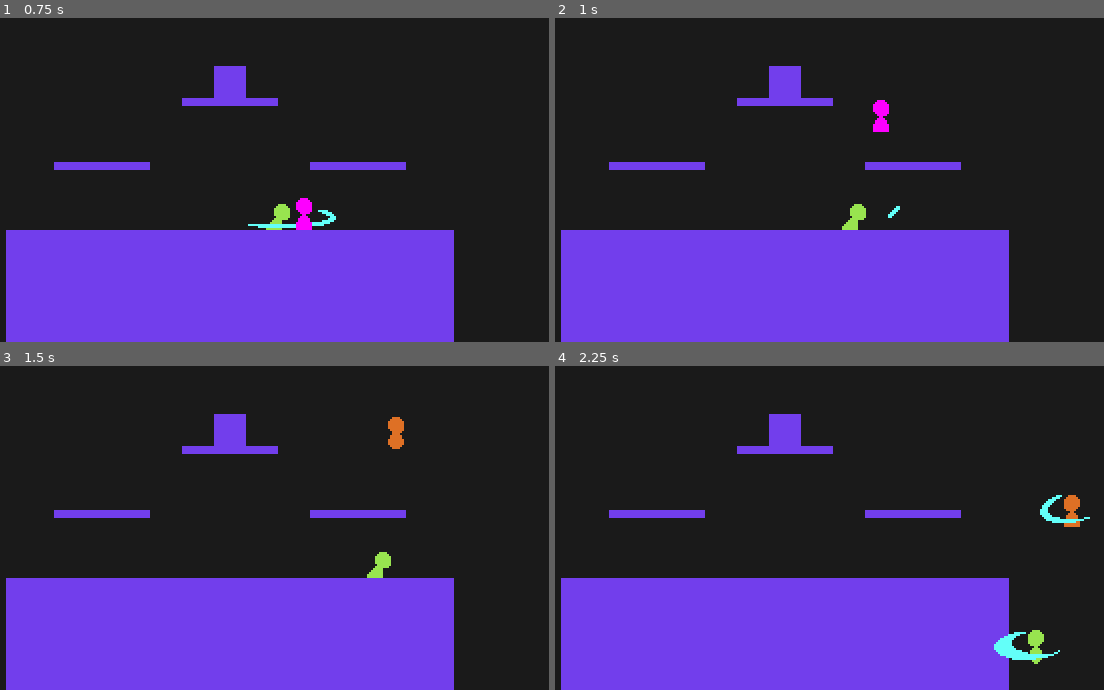
Above: before the commit, frames 1-4 (two rows, left to right).
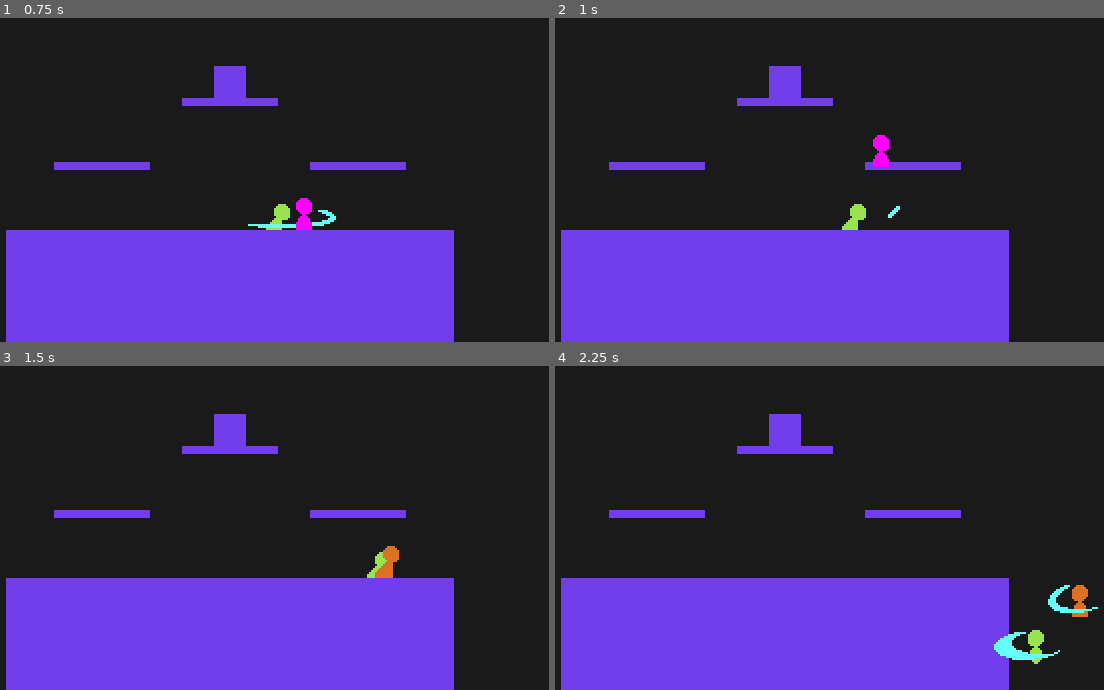
Above: after the commit, the same moments.

Repository: youssefevan/platform-fighter
Game: Godot game, scene res://World.tscn
Same seed, same stepped clock (60 frames per second), same inputs: the game is played once before the commit and once after it.
Inputs:
- Up to frame 1 (0.75 s): hold Right (right) from 0.53 s (still down); tap X (attack) at 0.6 s
- Up to frame 2 (1 s): keep holding Right (right); tap Z (jump) at 0.77 s; tap C (special) at 0.8 s
- Up to frame 3 (1.5 s): keep holding Right (right); tap C (special) at 1.35 s
- Up to frame 4 (2.25 s): tap Z (jump) at 1.52 s; tap X (attack) at 1.55, 2.1 s; release Right (right) at 2.03 s; hold Left (left) from 2.03 s (still down)

Frame 1 is identical in both runs. In frame 2, 0.5% of the frame differs, in the area x 57-61%, y 25-46%; in frame 3, 0.5%; in frame 4, 0.8%, in the area x 88-99%, y 39-78%.

Commit message:
Changed hitstun gravity
- characters now use their specific gravity value when in hitstun

Diff:
--- a/PlatformFighter/Scenes/Characters/Red.tscn
+++ b/PlatformFighter/Scenes/Characters/Red.tscn
@@ -1,16 +1,16 @@
-[gd_scene load_steps=27 format=2]
+[gd_scene load_steps=28 format=2]
 
 [ext_resource path="res://Scenes/CharacterBase.tscn" type="PackedScene" id=1]
 [ext_resource path="res://Sprites/Characters/red.png" type="Texture" id=2]
 [ext_resource path="res://Scripts/CharacterBase/base_attack.gd" type="Script" id=3]
 
 [sub_resource type="CapsuleShape2D" id=18]
-radius = 7.0
-height = 2.0
+radius = 8.0
+height = 6.0
 
 [sub_resource type="CapsuleShape2D" id=19]
-radius = 7.0
-height = 2.0
+radius = 6.0
+height = 6.0
 
 [sub_resource type="Animation" id=13]
 resource_name = "AerialDown"
@@ -83,7 +83,7 @@
 tracks/5/imported = false
 tracks/5/enabled = true
 tracks/5/keys = {
-"times": PoolRealArray( 0.05 ),
+"times": PoolRealArray( 0 ),
 "transitions": PoolRealArray( 1 ),
 "update": 0,
 "values": [ 2.0 ]
@@ -95,10 +95,10 @@
 tracks/6/imported = false
 tracks/6/enabled = true
 tracks/6/keys = {
-"times": PoolRealArray( 0.05 ),
-"transitions": PoolRealArray( 1 ),
-"update": 0,
-"values": [ 30.0 ]
+"times": PoolRealArray( 0 ),
+"transitions": PoolRealArray( 1 ),
+"update": 0,
+"values": [ 15.0 ]
 }
 tracks/7/type = "value"
 tracks/7/path = NodePath("Hitbox:kb_angle")
@@ -107,7 +107,7 @@
 tracks/7/imported = false
 tracks/7/enabled = true
 tracks/7/keys = {
-"times": PoolRealArray( 0.05 ),
+"times": PoolRealArray( 0 ),
 "transitions": PoolRealArray( 1 ),
 "update": 0,
 "values": [ -50.0 ]
@@ -139,7 +139,7 @@
 tracks/1/imported = false
 tracks/1/enabled = true
 tracks/1/keys = {
-"times": PoolRealArray( 0.0666667 ),
+"times": PoolRealArray( 0 ),
 "transitions": PoolRealArray( 1 ),
 "update": 1,
 "values": [ 9.0 ]
@@ -151,10 +151,10 @@
 tracks/2/imported = false
 tracks/2/enabled = true
 tracks/2/keys = {
-"times": PoolRealArray( 0.0666667 ),
-"transitions": PoolRealArray( 1 ),
-"update": 1,
-"values": [ 160.0 ]
+"times": PoolRealArray( 0 ),
+"transitions": PoolRealArray( 1 ),
+"update": 1,
+"values": [ 115.0 ]
 }
 tracks/3/type = "value"
 tracks/3/path = NodePath("Hitbox:kb_angle")
@@ -163,10 +163,10 @@
 tracks/3/imported = false
 tracks/3/enabled = true
 tracks/3/keys = {
-"times": PoolRealArray( 0.0666667 ),
-"transitions": PoolRealArray( 1 ),
-"update": 1,
-"values": [ -45.0 ]
+"times": PoolRealArray( 0 ),
+"transitions": PoolRealArray( 1 ),
+"update": 1,
+"values": [ -30.0 ]
 }
 tracks/4/type = "value"
 tracks/4/path = NodePath("Hitbox/Bounds:shape")
@@ -216,30 +216,6 @@
 "update": 1,
 "values": [ 90.0 ]
 }
-tracks/8/type = "value"
-tracks/8/path = NodePath("Hitbox/Bounds:shape:radius")
-tracks/8/interp = 1
-tracks/8/loop_wrap = true
-tracks/8/imported = false
-tracks/8/enabled = true
-tracks/8/keys = {
-"times": PoolRealArray( 0 ),
-"transitions": PoolRealArray( 1 ),
-"update": 0,
-"values": [ 7.0 ]
-}
-tracks/9/type = "value"
-tracks/9/path = NodePath("Hitbox/Bounds:shape:height")
-tracks/9/interp = 1
-tracks/9/loop_wrap = true
-tracks/9/imported = false
-tracks/9/enabled = true
-tracks/9/keys = {
-"times": PoolRealArray( 0 ),
-"transitions": PoolRealArray( 1 ),
-"update": 0,
-"values": [ 2.0 ]
-}
 
 [sub_resource type="Animation" id=11]
 resource_name = "AerialSide"
@@ -290,7 +266,7 @@
 tracks/3/keys = {
 "times": PoolRealArray( 0 ),
 "transitions": PoolRealArray( 1 ),
-"update": 0,
+"update": 1,
 "values": [ Vector2( 6, 0 ) ]
 }
 tracks/4/type = "value"
@@ -302,7 +278,7 @@
 tracks/4/keys = {
 "times": PoolRealArray( 0 ),
 "transitions": PoolRealArray( 1 ),
-"update": 0,
+"update": 1,
 "values": [ 90.0 ]
 }
 tracks/5/type = "value"
@@ -312,9 +288,9 @@
 tracks/5/imported = false
 tracks/5/enabled = true
 tracks/5/keys = {
-"times": PoolRealArray( 0.0666667 ),
-"transitions": PoolRealArray( 1 ),
-"update": 0,
+"times": PoolRealArray( 0 ),
+"transitions": PoolRealArray( 1 ),
+"update": 1,
 "values": [ 11.0 ]
 }
 tracks/6/type = "value"
@@ -324,10 +300,10 @@
 tracks/6/imported = false
 tracks/6/enabled = true
 tracks/6/keys = {
-"times": PoolRealArray( 0.0666667 ),
-"transitions": PoolRealArray( 1 ),
-"update": 0,
-"values": [ 170.0 ]
+"times": PoolRealArray( 0 ),
+"transitions": PoolRealArray( 1 ),
+"update": 1,
+"values": [ 125.0 ]
 }
 tracks/7/type = "value"
 tracks/7/path = NodePath("Hitbox:kb_angle")
@@ -336,9 +312,9 @@
 tracks/7/imported = false
 tracks/7/enabled = true
 tracks/7/keys = {
-"times": PoolRealArray( 0.0666667 ),
-"transitions": PoolRealArray( 1 ),
-"update": 0,
+"times": PoolRealArray( 0 ),
+"transitions": PoolRealArray( 1 ),
+"update": 1,
 "values": [ -45.0 ]
 }
 
@@ -631,6 +607,23 @@
 "transitions": PoolRealArray( 1 ),
 "update": 0,
 "values": [ Rect2( 0, 160, 32, 32 ) ]
+}
+
+[sub_resource type="Animation" id=24]
+resource_name = "SpecialNeutral"
+length = 0.333333
+step = 0.0166667
+tracks/0/type = "value"
+tracks/0/path = NodePath("Sprite:region_rect")
+tracks/0/interp = 1
+tracks/0/loop_wrap = true
+tracks/0/imported = false
+tracks/0/enabled = true
+tracks/0/keys = {
+"times": PoolRealArray( 0 ),
+"transitions": PoolRealArray( 1 ),
+"update": 0,
+"values": [ Rect2( 192, 80, 32, 32 ) ]
 }
 
 [sub_resource type="Animation" id=22]
@@ -659,6 +652,7 @@
 aerial_up_node = NodePath("StateManager/AerialUp")
 aerial_side_node = NodePath("StateManager/AerialSide")
 aerial_down_node = NodePath("StateManager/AerialDown")
+special_neutral_node = NodePath("StateManager/SpecialNeutral")
 special_up_node = NodePath("StateManager/SpecialUp")
 special_down_node = NodePath("StateManager/SpecialDown")
 gravity = 850.0
@@ -674,11 +668,11 @@
 hframes = 1
 vframes = 1
 region_enabled = true
-region_rect = Rect2( 0, 160, 32, 32 )
+region_rect = Rect2( 128, 64, 32, 32 )
 
 [node name="Hitbox" parent="." index="2"]
 damage = 2.0
-kb_power = 30.0
+kb_power = 20.0
 kb_angle = -50.0
 
 [node name="Bounds" parent="Hitbox" index="0"]
@@ -705,6 +699,7 @@
 anims/RESET = SubResource( 20 )
 anims/Run = SubResource( 8 )
 anims/SpecialDown = SubResource( 23 )
+anims/SpecialNeutral = SubResource( 24 )
 anims/SpecialUp = SubResource( 22 )
 
 [node name="GroundNeutral" type="Node" parent="StateManager" index="9"]
@@ -773,6 +768,11 @@
 modify_velocity_y = 2
 y_frames = 4
 
+[node name="SpecialNeutral" type="Node" parent="StateManager" index="19"]
+script = ExtResource( 3 )
+animation_name = "SpecialNeutral"
+attack_type = 2
+
 [connection signal="disable_hitbox" from="StateManager/AerialNeutral" to="." method="_on_AerialNeutral_disable_hitbox"]
 [connection signal="disable_hitbox" from="StateManager/AerialSide" to="." method="_on_AerialSide_disable_hitbox"]
 [connection signal="disable_hitbox" from="StateManager/AerialDown" to="." method="_on_AerialDown_disable_hitbox"]
--- a/PlatformFighter/Scenes/Characters/Timber.tscn
+++ b/PlatformFighter/Scenes/Characters/Timber.tscn
@@ -1278,12 +1278,12 @@
 hframes = 1
 vframes = 1
 region_enabled = true
-region_rect = Rect2( 64, 192, 32, 64 )
+region_rect = Rect2( 160, 160, 32, 32 )
 
 [node name="Hitbox" parent="." index="2"]
-damage = 9.0
-kb_power = 90.0
-kb_angle = -30.0
+damage = 19.0
+kb_power = 185.0
+kb_angle = -60.0
 
 [node name="Bounds" parent="Hitbox" index="0"]
 rotation = 1.5708
--- a/PlatformFighter/Scripts/CharacterBase/States/hitstun.gd
+++ b/PlatformFighter/Scripts/CharacterBase/States/hitstun.gd
@@ -18,6 +18,7 @@
 		(char_base.percentage/10 + (char_base.percentage * damage_percent)/20)
 		* 200/(char_base.knockback_modifier+100) * 1.4)
 		+ 18) * 1.33) + kb_power)
+
 	char_base.velocity = kb_direction * knockback
 
 	#print("Hitstun Length: ", hitstun_length)
@@ -30,7 +31,7 @@
 		#print("exit")
 		if char_base.is_on_floor() == true:
 			return char_base.idle
-		elif char_base.is_on_floor() == false:
+		else:
 			return char_base.fall
 
 	#print(velocity)
@@ -38,15 +39,19 @@
 	if char_base.got_hit == true:
 		return char_base.hitstun
 
-	if !char_base.is_on_floor():
-		char_base.velocity.y += char_base.fall_speed * delta
+	if char_base.is_on_floor() == false:
+		char_base.velocity.y += char_base.gravity * delta
+
+		if char_base.velocity.y > char_base.fall_speed:
+			char_base.velocity.y = char_base.fall_speed
+
 	else:
 		if frame > 1:
 			return char_base.idle
 		else:
 			pass
 
-	if char_base.is_on_floor():
+	if char_base.is_on_floor() == true:
 		char_base.velocity.x = lerp(char_base.velocity.x, 0, char_base.ground_friction * delta) # slow to stop
 	else:
 		char_base.velocity.x = lerp(char_base.velocity.x, 0, char_base.air_friction * delta)
@@ -58,7 +63,7 @@
 	#char_base.got_hit = hit
 	kb_direction = kb_dir
 	kb_power = kb_pow
-	hitstun_length = int(round(kb_power * 0.123))
+	hitstun_length = int(round(kb_power * 0.2))
 	damage_percent = d_percent
 	char_base.percentage += damage_percent
 	print(char_base, " --> ", char_base.percentage, "%")
Binary file changed: PlatformFighter/Sprites/Characters/red.png
